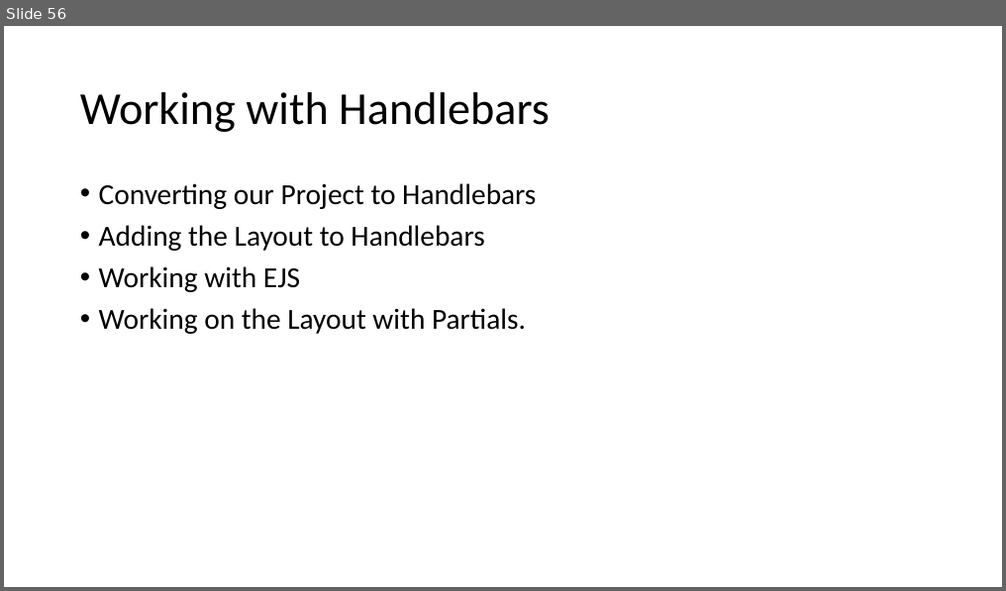
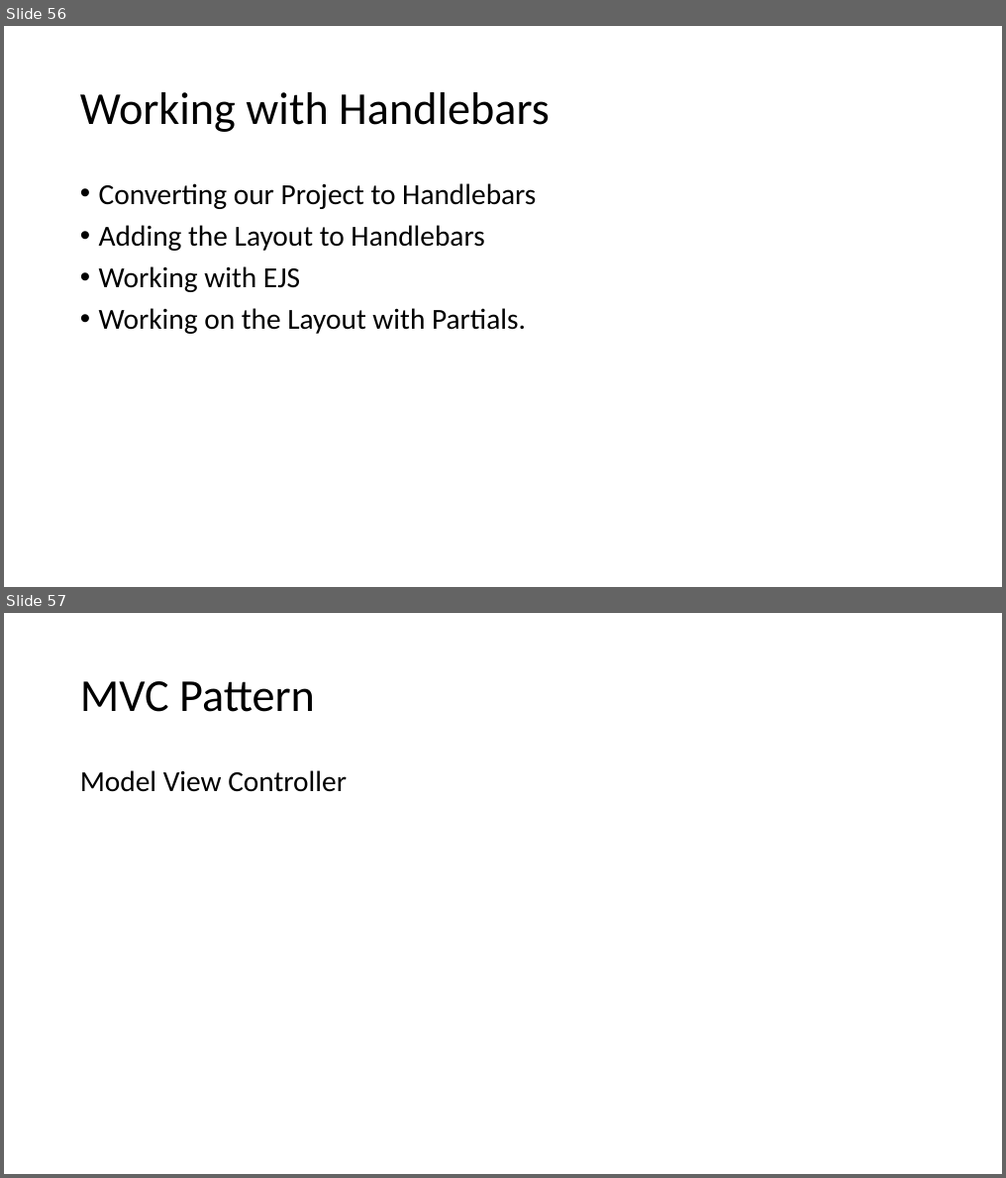
Before and after one commit to PiyushChaturvedii/Batch04, a slide deck: What is Node.pptx. Shown one above the other, each under a label of ours: slide 56 before the commit, slides 56 and 57 after it. The pictures are 1006x591 and 1006x1178 pixels, drawn with LibreOffice and Linux fonts; fonts in the diff are those of the drawing. Boxes give left, top, right and bottom in pixels: in the first picture for what was removed or moved away, otherwise in the second. Text is boxed around its words. In the diff, an @@ line names an element or a change of style, - is before the commit and + after.

```diff
--- a/What is Node.pptx
+++ b/What is Node.pptx
@@ slide 57 added at bbox=[4, 613, 1002, 1174], background #FFFFFF @@
@@ title added at bbox=[80, 681, 315, 712], 44 pt, text #000000 @@
+MVC Pattern
@@ text added at bbox=[80, 770, 347, 792], 28 pt, text #000000 @@
+Model View Controller
```
Also in this commit, not shown: 3 other slides added, 31 other files.
